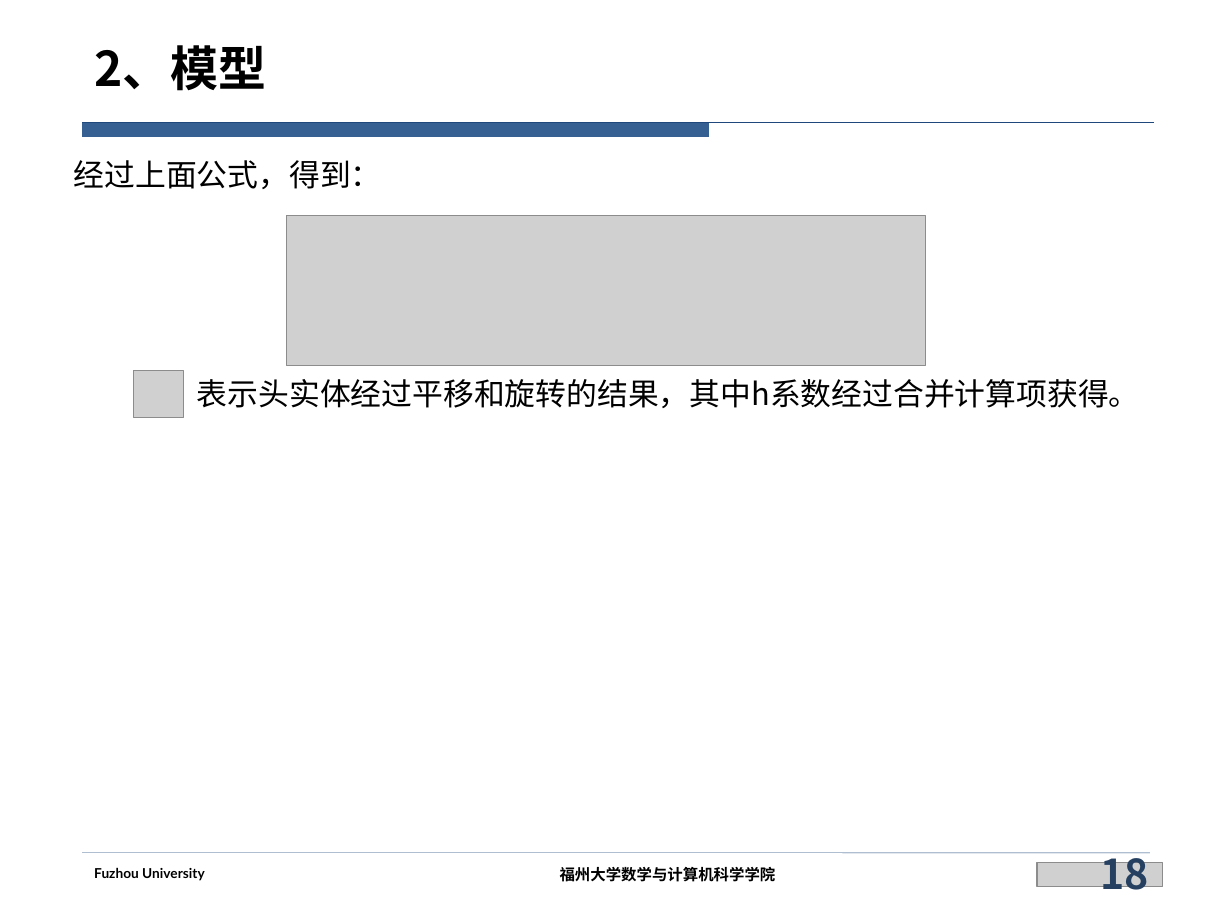
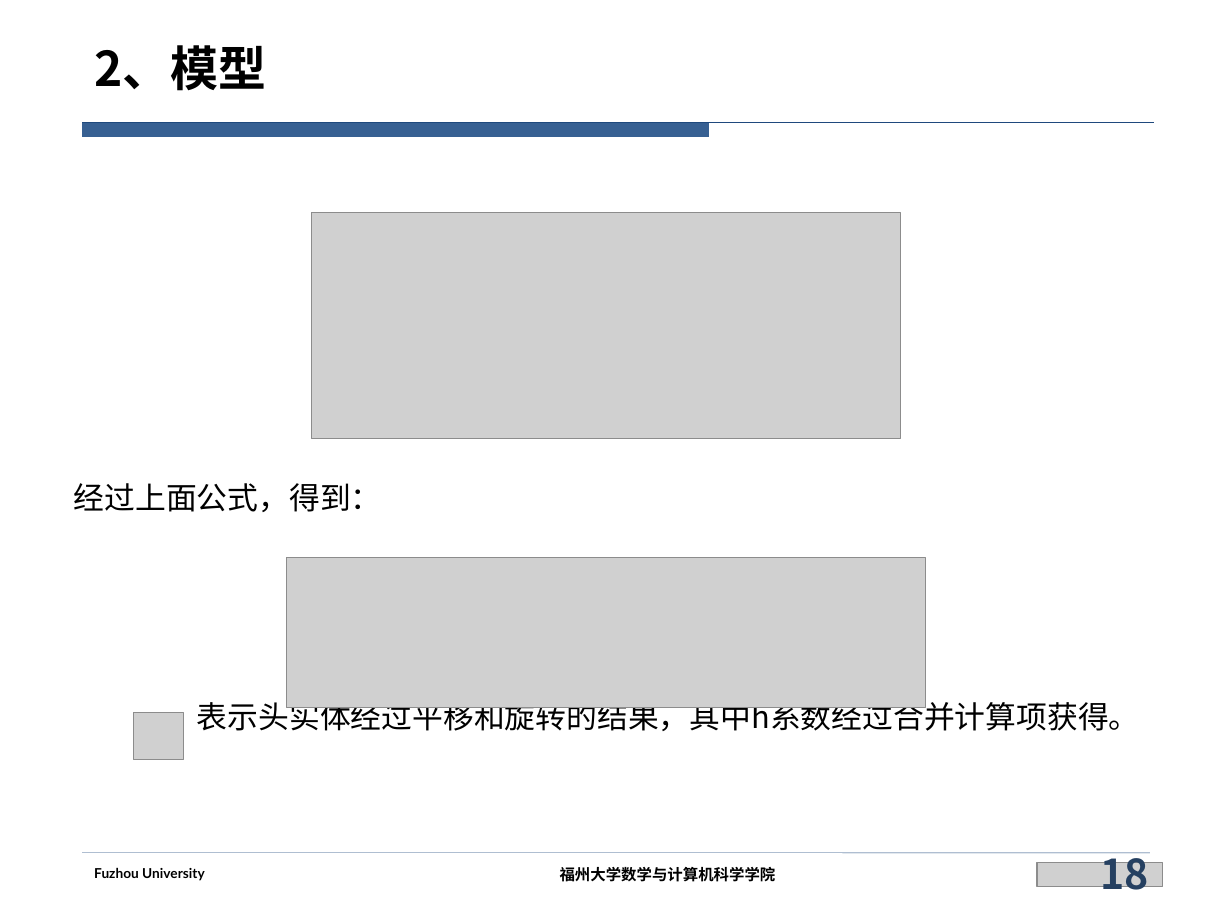
Before and after one commit to siberia0015/Paper-Report, a slide deck: slide 18 of 实验室/DualE/DualE.pptx. Drawn at 1232x924 pixels with LibreOffice and Linux fonts; fonts in the diff are those of the drawing; grey boxes stand for pictures; background and template pictures are left out. Boxes give left, top, right and bottom in pixels: in the first picture for what was removed or moved away, otherwise in the second. Text is boxed around its words. In the diff, an @@ line names an element or a change of style, - is before the commit and + after.

```diff
--- a/实验室/DualE/DualE.pptx
+++ b/实验室/DualE/DualE.pptx
@@ text "经过上面公式，得到：" moved from (x1=74, y1=160, x2=1140, y2=408) to (x1=74, y1=483, x2=1140, y2=731) @@
@@ picture added at (x1=312, y1=213, x2=901, y2=439) @@
@@ picture moved from (x1=286, y1=216, x2=925, y2=366) to (x1=286, y1=558, x2=925, y2=708) @@
@@ picture moved from (x1=133, y1=370, x2=184, y2=418) to (x1=133, y1=712, x2=184, y2=760) @@
```
Also in this commit, not shown: 9 other slides changed, 3 slides added.
